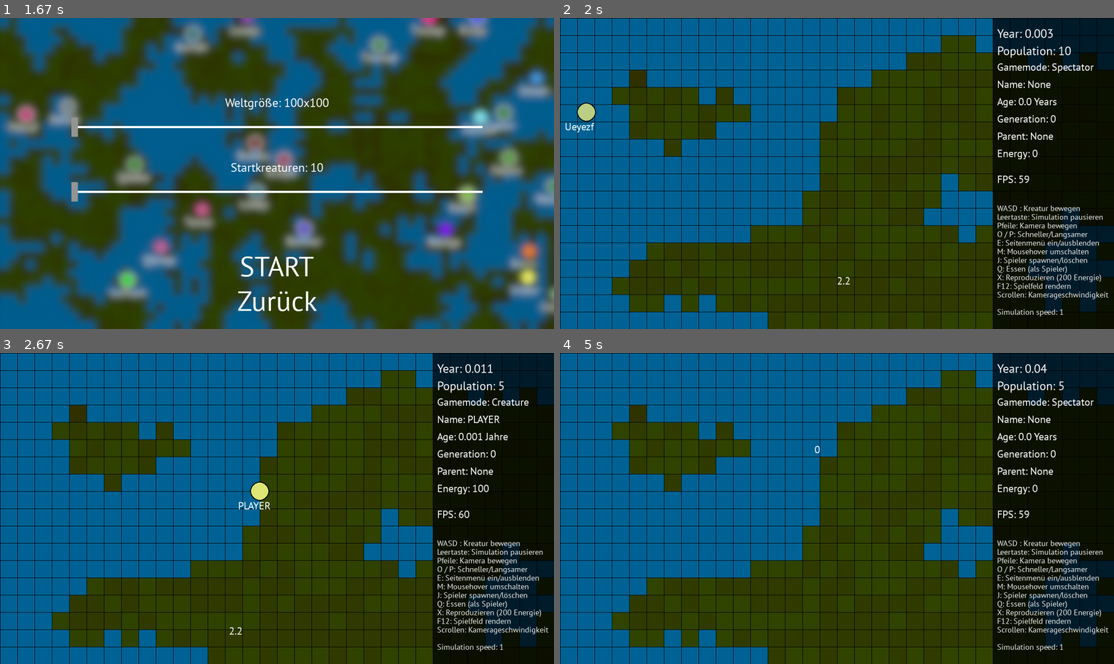
Above: before the commit, frames 1-4 (two rows, left to right).
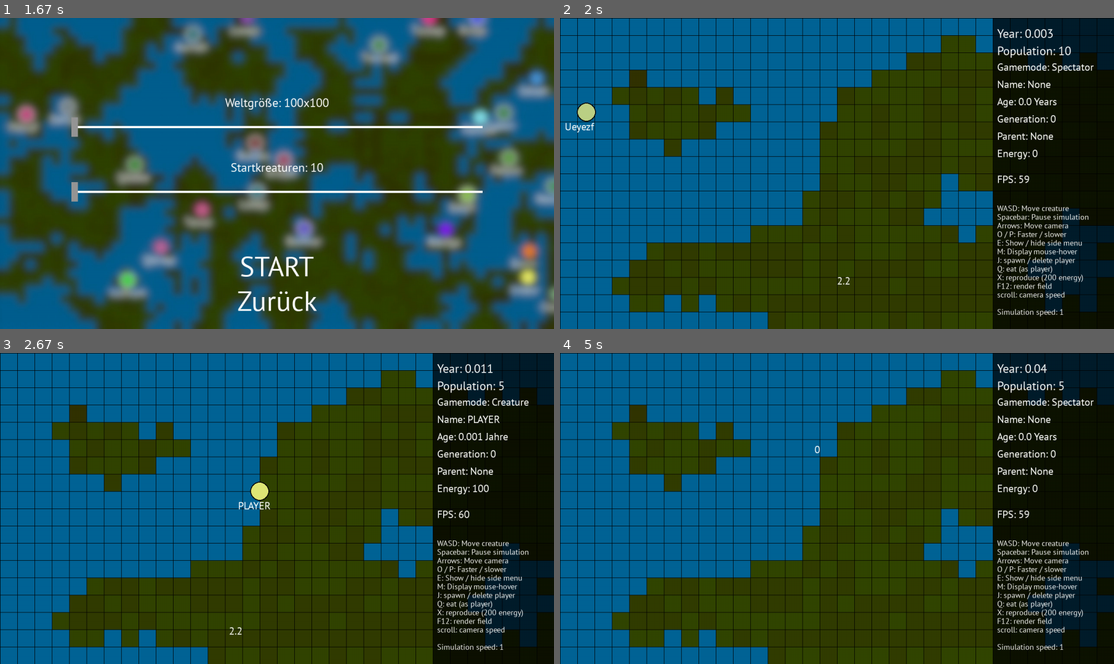
Above: after the commit, the same moments.

Repository: coding-lines/evolvers
Game: pygame game, started from evolversFiles/runGame_GUI.py
Two runs of this game, one before a commit and one after it. Both use one fixed random seed, a clock stepped at 60 frames per second and the inputs below.
Inputs (mouse positions are in pixels of both pictures, inside the frame that each line leads up to):
- Up to frame 1 (1.67 s): click "EINSTELLUNGEN" at 0.38 s; click "Zurück" at 0.72 s; click "START" at 1.05 s; click "Neue Simulation" at 1.38 s
- Up to frame 2 (2 s): click "START" at 1.72 s
- Up to frame 3 (2.67 s): hold Right 2-2.47 s; move the mouse to (227, 617) at 2.03 s; tap J at 2.55 s
- Up to frame 4 (5 s): hold Up 2.88-3.18 s; move the mouse to (792, 405) at 2.92 s; tap Space at 2.95, 3.28, 3.58, 3.78, 4.08, 4.35, 4.68, 4.98 s; tap E at 3.03, 4.77 s; hold Right 3.22-3.68 s; hold D 3.22-3.68 s; move the mouse to (737, 412) at 3.25 s; hold Left 3.72-4.25 s; hold A 3.72-4.25 s; move the mouse to (947, 418) at 3.75 s; hold Down 4.28-4.58 s; hold S 4.28-4.58 s; move the mouse to (648, 580) at 4.32 s; tap J at 4.43 s; hold Left from 4.62 s (still down); hold A from 4.62 s (still down); move the mouse to (814, 433) at 4.65 s

Frame 1 is identical in both runs. In frame 2, 1.8% of the frame differs, in the area x 78-99%, y 60-91%; in frame 3, 1.8%; in frame 4, 1.8%.

Commit message:
Code cleanup and optimization

Diff:
--- a/evolversFiles/runGame_GUI.py
+++ b/evolversFiles/runGame_GUI.py
@@ -125,6 +125,8 @@
         cameraPos = [1,1,34,22,1] if viewDistance == 32 else [1,1,68,44,1] if viewDistance == 64 else [1,1,18,12,1]
         trueFPS = 60
         textureStorage: dict = {}
+        guiTexts: dict = {}
+        fonts: dict = {}
         #Speicherort von Spieldaten oder Texturen
 
 class engine:
@@ -187,7 +189,7 @@
                     pos[1]+=int(game.storage.cameraPos[1]%1*game.storage.fieldSize)
                     posNew = mouseHoverEngine.assignClick(pos,game.storage.showSidebar,game.storage.cameraPos,game.storage.fieldSize)
                     if not posNew == None:
-                        saturationText = game.storage.font.render(str(round(game.storage.gameWorld[1][floor(posNew[0])][floor(posNew[1])],1)), True, const.WHITE)
+                        saturationText = game.storage.fonts[24].render(str(round(game.storage.gameWorld[1][floor(posNew[0])][floor(posNew[1])],1)), True, const.WHITE)
                         screen.blit(saturationText,(mPos[0], mPos[1]+20))
                 #KREATUREN
                 for c in range(0,len(game.storage.gameEntities)):
@@ -197,7 +199,7 @@
                             size = int((game.storage.gameEntities[c]["energy"]/8+88)/5) if game.options.sizeAffect else 40 if game.storage.viewDistance == 16 else 20
                             pygame.draw.circle(screen,game.storage.gameEntities[c]["boundaries"],pos,size+2)
                             pygame.draw.circle(screen,game.storage.gameEntities[c]["color"],pos,size)
-                            text = game.storage.font.render(game.storage.gameEntities[c]["name"], True, const.WHITE)
+                            text = game.storage.fonts[24].render(game.storage.gameEntities[c]["name"], True, const.WHITE)
                             screen.blit(text,(pos[0]-50, pos[1]+size))
 
                 #SPIELER
@@ -233,7 +235,7 @@
                     pos = [int((game.storage.playerInformation["x"] - game.storage.cameraPos[0])*game.storage.fieldSize),int((game.storage.playerInformation["y"] - game.storage.cameraPos[1])*game.storage.fieldSize)]
                     pygame.draw.circle(screen,game.storage.playerInformation["boundaries"],pos,size+2)
                     pygame.draw.circle(screen,game.storage.playerInformation["color"],pos,size)
-                    text = game.storage.font.render(game.storage.playerInformation["name"], True, const.WHITE)
+                    text = game.storage.fonts[24].render(game.storage.playerInformation["name"], True, const.WHITE)
                     screen.blit(text,(pos[0]-50, pos[1]+size))
 
 
@@ -243,33 +245,33 @@
                 if game.storage.showSidebar:
                     screen.blit(s, (1000,0))
 
-                    timeText = game.storage.fontBig.render(game.options.langData["sidebar"]["year"]+": "+str(round((game.timers.frame + (game.timers.seconds*60))/4800,3)), True, const.WHITE)
+                    timeText = game.storage.fonts[28].render(game.options.langData["sidebar"]["year"]+": "+str(round((game.timers.frame + (game.timers.seconds*60))/4800,3)), True, const.WHITE)
                     screen.blit(timeText,(1010,20))
-                    popText = game.storage.fontBig.render(game.options.langData["sidebar"]["population"]+": "+str(len(game.storage.gameEntities)), True, const.WHITE)
+                    popText = game.storage.fonts[28].render(game.options.langData["sidebar"]["population"]+": "+str(len(game.storage.gameEntities)), True, const.WHITE)
                     screen.blit(popText,(1010,60))
-                    modeText = game.storage.font.render(game.options.langData["sidebar"]["mode"]+": "+game.options.langData["gameModes"]["player"] if game.storage.playerInGame else game.options.langData["sidebar"]["mode"]+": "+game.options.langData["gameModes"]["spectator"], True, const.WHITE)
+                    modeText = game.storage.fonts[24].render(game.options.langData["sidebar"]["mode"]+": "+game.options.langData["gameModes"]["player"] if game.storage.playerInGame else game.options.langData["sidebar"]["mode"]+": "+game.options.langData["gameModes"]["spectator"], True, const.WHITE)
                     screen.blit(modeText,(1010,100))
 
                     if not game.storage.playerInGame:
-                        nameText = game.storage.font.render(game.options.langData["sidebar"]["name"]+": "+game.storage.sideBarInformation["name"], True, const.WHITE)
-
-                        ageText = game.storage.font.render(game.options.langData["sidebar"]["age"]+": "+str(round(game.storage.sideBarInformation["age"]/4800,3))+" "+game.options.langData["sidebar"]["years"], True, const.WHITE)
-
-                        genText = game.storage.font.render(game.options.langData["sidebar"]["generation"]+": "+str(game.storage.sideBarInformation["generation"]), True, const.WHITE)
-
-                        parentText = game.storage.font.render(game.options.langData["sidebar"]["parent"]+": "+str(game.storage.sideBarInformation["parent"]), True, const.WHITE)
-
-
-                        energyText = game.storage.font.render(game.options.langData["sidebar"]["energy"]+": "+str(game.storage.sideBarInformation["energy"]), True, const.WHITE)
+                        nameText = game.storage.fonts[24].render(game.options.langData["sidebar"]["name"]+": "+game.storage.sideBarInformation["name"], True, const.WHITE)
+
+                        ageText = game.storage.fonts[24].render(game.options.langData["sidebar"]["age"]+": "+str(round(game.storage.sideBarInformation["age"]/4800,3))+" "+game.options.langData["sidebar"]["years"], True, const.WHITE)
+
+                        genText = game.storage.fonts[24].render(game.options.langData["sidebar"]["generation"]+": "+str(game.storage.sideBarInformation["generation"]), True, const.WHITE)
+
+                        parentText = game.storage.fonts[24].render(game.options.langData["sidebar"]["parent"]+": "+str(game.storage.sideBarInformation["parent"]), True, const.WHITE)
+
+
+                        energyText = game.storage.fonts[24].render(game.options.langData["sidebar"]["energy"]+": "+str(game.storage.sideBarInformation["energy"]), True, const.WHITE)
 
                     else:
-                        nameText = game.storage.font.render(game.options.langData["sidebar"]["name"]+": "+ game.storage.playerInformation["name"], True, const.WHITE)
-                        ageText = game.storage.font.render(game.options.langData["sidebar"]["age"]+": "+str(round(game.storage.playerInformation["age"]/4800,3))+" Jahre", True, const.WHITE)
-                        genText = game.storage.font.render(game.options.langData["sidebar"]["generation"]+": 0", True, const.WHITE)
-                        parentText = game.storage.font.render(game.options.langData["sidebar"]["parent"]+": None", True, const.WHITE)
-                        energyText = game.storage.font.render(game.options.langData["sidebar"] …(310 unchanged characters)…
-
-                    FPS = game.storage.font.render(game.options.langData["sidebar"]["fps"]+": "+str(int(game.storage.trueFPS)), True, const.WHITE)
+                        nameText = game.storage.fonts[24].render(game.options.langData["sidebar"]["name"]+": "+ game.storage.playerInformation["name"], True, const.WHITE)
+                        ageText = game.storage.fonts[24].render(game.options.langData["sidebar"]["age"]+": "+str(round(game.storage.playerInformation["age"]/4800,3))+" Jahre", True, const.WHITE)
+                        genText = game.storage.fonts[24].render(game.options.langData["sidebar"]["generation"]+": 0", True, const.WHITE)
+                        parentText = game.storage.fonts[24].render(game.options.langData["sidebar"]["parent"]+": None", True, const.WHITE)
+                        energyText = game.storage.fonts[24].render(game.options.langData["sidebar"] …(310 unchanged characters)…
+
+                    FPS = game.storage.fonts[24].render(game.options.langData["sidebar"]["fps"]+": "+str(int(game.storage.trueFPS)), True, const.WHITE)
                     screen.blit(FPS,(1010,360))
 
                     screen.blit(nameText,(1010,140))
@@ -281,7 +283,7 @@
                     for i,n in enumerate(game.storage.ctrlTexts):
                         screen.blit(n,(1010,430+(i*20)))
 
-                    s_speedText = game.storage.fontSmall.render(game.options.langData["sidebar"]["simulation_speed"]+": "+str(game.storage.playBackSpeed), True, const.WHITE)
+                    s_speedText = game.storage.fonts[18].render(game.options.langData["sidebar"]["simulation_speed"]+": "+str(game.storage.playBackSpeed), True, const.WHITE)
                     screen.blit(s_speedText,(1010,670))
             elif game.options.currentScreen == "menu":
                 screen.blit(game.storage.textureStorage["backgroundimage"],(0,0))
@@ -297,7 +299,7 @@
                 screen.blit(benchmarkTextA if not (mousePos[0] in range((game.options.dimensions[0]//2)-(benchmarkTextA …(224 unchanged characters)…
                 screen.blit(backButton if not (mousePos[0] in range((game.options.dimensions[0]//2)-(backButton.get_rec …(208 unchanged characters)…
             elif game.options.currentScreen == "settings":
-                viewdistance = game.storage.fontSubHeader.render(game.options.langData["settings" …(252 unchanged characters)…
+                viewdistance = game.storage.fonts[48].render(game.options.langData["settings" …(252 unchanged characters)…
                 screen.blit(game.storage.textureStorage["backgroundimage"],(0,0))
                 screen.blit(game.storage.textureStorage["logoSmall"],(515,28))
                 screen.blit(startText,((game.options.dimensions[0]//2)-(startText.get_rect().width//2),20))
@@ -347,18 +349,18 @@
             elif game.options.currentScreen == "benchmark_nogui_results":
                 screen.blit(game.storage.textureStorage["backgroundimage"],(0,0))
                 screen.blit(results,(520,10))
-                resultPoints1 = game.storage.fontSubHeader.render(game.options.langData["benchmarks"]["low"]+": "+str(int((1/(game.storage.benchmarkResults[0]/20))*1000))+" "+game.options.langData["general"]["points"], True, const.WHITE)
+                resultPoints1 = game.storage.fonts[48].render(game.options.langData["benchmarks"]["low"]+": "+str(int((1/(game.storage.benchmarkResults[0]/20))*1000))+" "+game.options.langData["general"]["points"], True, const.WHITE)
                 screen.blit(resultPoints1,(10,120))
-                resultPoints2 = game.storage.fontSubHeader.render(game.options.langData["benchmarks"]["medium"]+": "+str(int((1/(game.storage.benchmarkResults[1]/20))*1000))+" "+game.options.langData["general"]["points"], True, const.WHITE)
+                resultPoints2 = game.storage.fonts[48].render(game.options.langData["benchmarks"]["medium"]+": "+str(int((1/(game.storage.benchmarkResults[1]/20))*1000))+" "+game.options.langData["general"]["points"], True, const.WHITE)
                 screen.blit(resultPoints2,(10,170))
-                resultPoints1 = game.storage.fontSubHeader.render(game.options.langData["benchmarks"]["high"]+": "+str(int((1/(game.storage.benchmarkResults[2]/20))*1000))+" "+game.options.langData["general"]["points"], True, const.WHITE)
+                resultPoints1 = game.storage.fonts[48].render(game.options.langData["benchmarks"]["high"]+": "+str(int((1/(game.storage.benchmarkResults[2]/20))*1000))+" "+game.options.langData["general"]["points"], True, const.WHITE)
                 screen.blit(resultPoints1,(10,220))
                 if int((1/(game.storage.benchmarkResults[2]/20))*1000) > 4000:
-                    suggestion = game.storage.fontSubHeader.render(game.options.langData["benchmarks"]["suggestion"]+": "+game.options.langData["benchmarks"]["high"], True, const.WHITE)
+                    suggestion = game.storage.fonts[48].render(game.options.langData["benchmarks"]["suggestion"]+": "+game.options.langData["benchmarks"]["high"], True, const.WHITE)
                 elif int((1/(game.storage.benchmarkResults[1]/20))*1000) > 4000:
-                    suggestion = game.storage.fontSubHeader.render(game.options.langData["benchmarks"]["suggestion"]+": "+game.options.langData["benchmarks"]["medium"], True, const.WHITE)
+                    suggestion = game.storage.fonts[48].render(game.options.langData["benchmarks"]["suggestion"]+": "+game.options.langData["benchmarks"]["medium"], True, const.WHITE)
                 else:
-                    suggestion = game.storage.fontSubHeader.render(game.options.langData["benchmarks"]["suggestion"]+": "+game.options.langData["benchmarks"]["low"], True, const.WHITE)
+                    suggestion = game.storage.fonts[48].render(game.options.langData["benchmarks"]["suggestion"]+": "+game.options.langData["benchmarks"]["low"], True, const.WHITE)
                 screen.blit(suggestion,(10,320))
                 screen.blit(backButton if not (mousePos[0] in range((game.options.dimensions[0]//2)-(backButton.get_rec …(208 unchanged characters)…
             elif game.options.currentScreen == "escapeMenu":
@@ -388,8 +390,8 @@
                     screen.blit(noComma, ((game.options.dimensions[0]//2)-(noComma.get_rect().width//2),550))
 
             elif game.options.currentScreen == "newGame":
-                sizeSliderText = game.storage.fontBig.render("Weltgröße: "+str(game.storage.worldSizeSlider+100)+"x"+str(game.storage.worldSizeSlider+100), True, const.WHITE)
-                entitySliderText = game.storage.fontBig.render("Startkreaturen: "+str(game.storage.entityCountSlider+10), True, const.WHITE)
+                sizeSliderText = game.storage.fonts[28].render("Weltgröße: "+str(game.storage.worldSizeSlider+100)+"x"+str(game.storage.worldSizeSlider+100), True, const.WHITE)
+                entitySliderText = game.storage.fonts[28].render("Startkreaturen: "+str(game.storage.entityCountSlider+10), True, const.WHITE)
                 screen.blit(game.storage.textureStorage["backgroundimage"],(0,0))
                 screen.blit(backButton if not (mousePos[0] in range((game.options.dimensions[0]//2)-(backButton.get_rec …(208 unchanged characters)…
                 pygame.draw.rect(screen,const.WHITE,[165,250,950,5])
@@ -407,7 +409,7 @@
                 screen.blit(backButton if not (mousePos[0] in range((game.options.dimensions[0]//2)-(backButton.get_rec …(208 unchanged characters)…
                 screen.blit(game.storage.textureStorage["left"],(20, 328))
                 screen.blit(game.storage.textureStorage["right"],(1196, 328))
-                worldNameToLoad = game.storage.fontSubHeader.render(game.storage.savedWorldsList[game.storage.worldNumber],True,const.WHITE)
+                worldNameToLoad = game.storage.fonts[48].render(game.storage.savedWorldsList[game.storage.worldNumber],True,const.WHITE)
                 screen.blit(worldNameToLoad,[(game.options.dimensions[0]//2)-(worldNameToLoad.get_rect().width//2) + 120,330])
                 screen.blit(game.storage.textureStorage["worldImage"],[100,180])
                 screen.blit(startGame if not (mousePos[0] in range((game.options.dimensions[0]//2)-(startGame.get_rect( …(203 unchanged characters)…
@@ -482,79 +484,71 @@
 
 pygame.display.set_icon(programIcon)
 screen = pygame.display.set_mode(game.options.dimensions)
-
 clock = pygame.time.Clock()
-
-
 pygame.display.set_caption(game.options.gameTitle)
 
 pygame.key.set_repeat(100, 10)
 
-game.storage.fontHeader = pygame.font.Font("font_pt-sans.ttf",96)
-game.storage.fontButton = pygame.font.Font("font_pt-sans.ttf",64)
-game.storage.fontSubHeader = pygame.font.Font("font_pt-sans.ttf",48)
-game.storage.fontBig = pygame.font.Font("font_pt-sans.ttf",28)
-game.storage.font = pygame.font.Font("font_pt-sans.ttf",24)
-game.storage.fontSmall = pygame.font.Font("font_pt-sans.ttf",18)
+for i in [96,64,48,28,24,18]: #Alle zu ladenden Schriftgrößen
+    game.storage.fonts[i] = pygame.font.Font("font_pt-sans.ttf",i) #Fonts laden
+
+
 s = pygame.Surface((280,720))
 toast = pygame.Surface((1024,100))
-game.storage.ctrlTexts = [game.storage.fontSmall.render("WASD : Kreatur bewegen", True, const.WHITE),
-                          game.storage.fontSmall.render("Leertaste: Simulation pausieren", True, const.WHITE)
-                          ,game.storage.fontSmall.render("Pfeile: Kamera bewegen", True, const.WHITE)
-                          ,game.storage.fontSmall.render("O / P: Schneller/Langsamer", True, const.WHITE)
-                          ,game.storage.fontSmall.render("E: Seitenmenü ein/ausblenden", True, const.WHITE)
-                          ,game.storage.fontSmall.render("M: Mousehover umschalten", True, const.WHITE)
-                          ,game.storage.fontSmall.render("J: Spieler spawnen/löschen", True, const.WHITE)
-                          ,game.storage.fontSmall.render("Q: Essen (als Spieler)", True, const.WHITE)
-                          ,game.storage.fontSmall.render("X: Reproduzieren (200 Energie)", True, const.WHITE)
-                          ,game.storage.fontSmall.render("F12: Spielfeld rendern", True, const.WHITE)
-                          ,game.storage.fontSmall.render("Scrollen: Kamerageschwindigkeit", True, const.WHITE)]
+
+game.storage.ctrlTexts:list = []
+
+for control in game.options.langData["controls"]:
+    game.storage.ctrlTexts += [game.storage.fonts[18].render(control, True, const.WHITE)] # Steuerungsmethoden rendern
+
+
+
 s.set_alpha(180)
 toast.set_alpha(180)
 s.fill((0,0,0))
 toast.fill((0,0,0))
 
 
-newGame = game.storage.fontButton.render("Neue Simulation", True, const.WHITE)
-newGame_HOVER = game.storage.fontButton.render("Neue Simulation", True, const.GREY)
-
-loadGame = game.storage.fontButton.render("Simulation laden", True, const.WHITE)
-loadGame_HOVER = game.storage.fontButton.render("Simulation laden", True, const.GREY)
-
-startGame = game.storage.fontButton.render("START", True, const.WHITE)
-startGame_HOVER = game.storage.fontButton.render("START", True, const.GREEN)
-
-benchmarkRunning = game.storage.fontSubHeader.render("Benchmark läuft... Bitte warten...", True, const.WHITE)
-lowend = game.storage.fontSubHeader.render("Simuliere Szenario 1/3", True, const.WHITE)
-midend = game.storage.fontSubHeader.render("Simuliere Szenario 2/3", True, const.WHITE)
-highend = game.storage.fontSubHeader.render("Simuliere Szenario 3/3", True, const.WHITE)
-results = game.storage.fontButton.render("Ergebnisse", True, const.WHITE)
-
-backToGame = game.storage.fontButton.render("Zurück zum Spiel", True, const.WHITE)
-backToGame_HOVER = game.storage.fontButton.render("Zurück zum Spiel", True, const.GREY)
-
-saveGame = game.storage.fontButton.render("Speichern", True, const.WHITE)
-saveGame_HOVER = game.storage.fontButton.render("Speichern", True, const.GREY)
-
-toMenu = game.storage.fontButton.render("Menü", True, const.WHITE)
-toMenu_HOVER = game.storage.fontButton.render("Menü", True, const.GREY)
-
-noComma = game.storage.fontSubHeader.render("Im Namen darf kein Komma vorkommen!", True, [255,0,0])
-
-saveAsText = game.storage.fontSubHeader.render("Gib einen Namen für den Spielstand ein", True, const.WHITE)
-
-menuTextA = game.storage.fontButton.render("START", True, const.WHITE)
-menuTextA_HOVER = game.storage.fontButton.render("START", True, const.GREY)
-benchmarkTextA = game.storage.fontButton.render("Simulations-Benchmark", True, const.WHITE)
-benchmarkA_HOVER = game.storage.fontButton.render("Simulations-Benchmark", True, const.GREY)
-backButton = game.storage.fontButton.render("Zurück", True, const.WHITE)
-backButton_HOVER = game.storage.fontButton.render("Zurück", True, const.GREY)
-menuTextB = game.storage.fontButton.render("BENCHMARK", True, const.WHITE)
-menuTextB_HOVER = game.storage.fontButton.render("BENCHMARK", True, const.GREY)
-menuTextC = game.storage.fontButton.render("EINSTELLUNGEN", True, const.WHITE)
-menuTextC_HOVER = game.storage.fontButton.render("EINSTELLUNGEN", True, const.GREY)
-startText = game.storage.fontHeader.render("EV   LVERS", True, const.WHITE)
-relsize = game.storage.fontSubHeader.render("Größe im Verhältnis zur Energie", True, const.WHITE)
+newGame = game.storage.fonts[64].render("Neue Simulation", True, const.WHITE)
+newGame_HOVER = game.storage.fonts[64].render("Neue Simulation", True, const.GREY)
+
+loadGame = game.storage.fonts[64].render("Simulation laden", True, const.WHITE)
+loadGame_HOVER = game.storage.fonts[64].render("Simulation laden", True, const.GREY)
+
+startGame = game.storage.fonts[64].render("START", True, const.WHITE)
+startGame_HOVER = game.storage.fonts[64].render("START", True, const.GREEN)
+
+benchmarkRunning = game.storage.fonts[48].render("Benchmark läuft... Bitte warten...", True, const.WHITE)
+lowend = game.storage.fonts[48].render("Simuliere Szenario 1/3", True, const.WHITE)
+midend = game.storage.fonts[48].render("Simuliere Szenario 2/3", True, const.WHITE)
+highend = game.storage.fonts[48].render("Simuliere Szenario 3/3", True, const.WHITE)
+results = game.storage.fonts[64].render("Ergebnisse", True, const.WHITE)
+
+backToGame = game.storage.fonts[64].render("Zurück zum Spiel", True, const.WHITE)
+backToGame_HOVER = game.storage.fonts[64].render("Zurück zum Spiel", True, const.GREY)
+
+saveGame = game.storage.fonts[64].render("Speichern", True, const.WHITE)
+saveGame_HOVER = game.storage.fonts[64].render("Speichern", True, const.GREY)
+
+toMenu = game.storage.fonts[64].render("Menü", True, const.WHITE)
+toMenu_HOVER = game.storage.fonts[64].render("Menü", True, const.GREY)
+
+noComma = game.storage.fonts[48].render("Im Namen darf kein Komma vorkommen!", True, [255,0,0])
+
+saveAsText = game.storage.fonts[48].render("Gib einen Namen für den Spielstand ein", True, const.WHITE)
+
+menuTextA = game.storage.fonts[64].render("START", True, const.WHITE)
+menuTextA_HOVER = game.storage.fonts[64].render("START", True, const.GREY)
+benchmarkTextA = game.storage.fonts[64].render("Simulations-Benchmark", True, const.WHITE)
+benchmarkA_HOVER = game.storage.fonts[64].render("Simulations-Benchmark", True, const.GREY)
+backButton = game.storage.fonts[64].render("Zurück", True, const.WHITE)
+backButton_HOVER = game.storage.fonts[64].render("Zurück", True, const.GREY)
+menuTextB = game.storage.fonts[64].render("BENCHMARK", True, const.WHITE)
+menuTextB_HOVER = game.storage.fonts[64].render("BENCHMARK", True, const.GREY)
+menuTextC = game.storage.fonts[64].render("EINSTELLUNGEN", True, const.WHITE)
+menuTextC_HOVER = game.storage.fonts[64].render("EINSTELLUNGEN", True, const.GREY)
+startText = game.storage.fonts[96].render("EV   LVERS", True, const.WHITE)
+relsize = game.storage.fonts[48].render("Größe im Verhältnis zur Energie", True, const.WHITE)
 while not game.state.done:
     events = pygame.event.get()
     for event in events:
--- a/evolversFiles/setup.py
+++ b/evolversFiles/setup.py
@@ -2,4 +2,4 @@
 
 executables = [cx_Freeze.Executable("runGame_GUI.py",icon="icon.ico",base="Win32GUI")]
 
-cx_Freeze.setup(name="Evolvers",options={"build_exe":{"packages":["pygame","random"],"include_files":["worldImage.jpg","pyg …(306 unchanged characters)…
+cx_Freeze.setup(name="Evolvers",options={"build_exe":{"packages":["pygame"],"include_files":["worldImage.jpg","pyg …(306 unchanged characters)…
